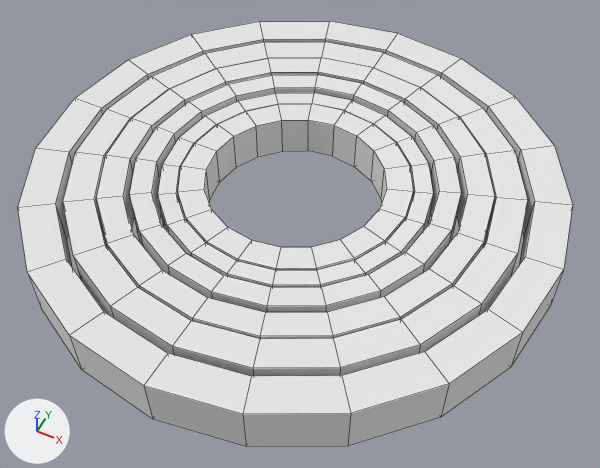
The OBJ model models/Onion.obj, before and after one commit.
Camera for both pictures: a 50 mm lens placed at (1.002, -1.967, 2.246), pointed at (0.065, -0.092, -0.098). The lights are fixed; the arrows at lower left show +X, +Y and +Z. Mesh edges are drawn as thin lines. Where no turn or scale is listed for an object, it has been applied to the vertices.

Names of what the first picture shows: 'Onion_Cylinder'.
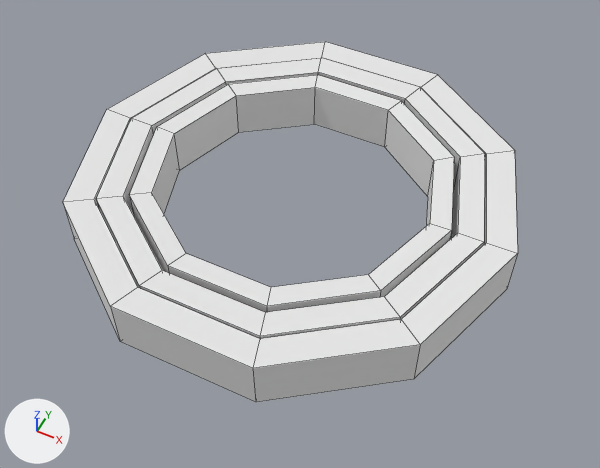
What differs and where, as boxes [x1, y1, x2, y2] in the pictures (600 x 468 px):
'Onion_Cylinder', reshaped (18% narrower, 15% shorter): before [18, 21, 573, 447]; after [63, 42, 518, 402]
part 1 of me_onion_cylinder, deleted: before [18, 21, 573, 447]
part 2 of me_onion_cylinder, deleted: before [158, 93, 433, 287]
part 3 of me_onion_cylinder, deleted: before [178, 104, 413, 270]
part 4 of me_onion_cylinder, cut back: before [63, 42, 528, 376]; after [63, 42, 518, 402]

The change in detail:
me_onion_cylinder is used by ob_onion_cylinder; location (0.0, 0.0, 0.0).
me_onion_cylinder had 480 vertices, 480 faces and spanned x -1.0..1.0, y -1.0..1.0, z -0.1..0.1.
me_onion_cylinder now has 120 vertices, 120 faces and spans x -0.84..0.84, y -0.8..0.8, z -0.1..0.1.
me_onion_cylinder part 1: the loose piece of 80 vertices spanning x -1.0..1.0, y -1.0..1.0, z -0.1..0.1 is deleted.
me_onion_cylinder part 2: the loose piece of 80 vertices spanning x -0.51..0.51, y -0.51..0.51, z -0.08..0.09 is deleted.
me_onion_cylinder part 3: the loose piece of 80 vertices spanning x -0.44..0.44, y -0.44..0.44, z -0.08..0.09 is deleted.
Part 4, on me_onion_cylinder:
120 vertices are removed from x -0.8..0.8, y -0.84..0.84, z -0.1..0.1.
240 faces are deleted.
120 new faces join them.
